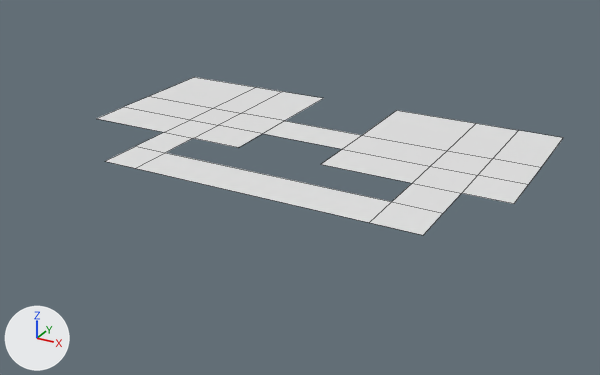
Renders of the Blender file project map.blend from each side of a commit.
Both versions are drawn from a 50 mm lens placed at (56.3, -80.5, 32.1), pointed at (19.9, -14.3, -1.0). Lighting does not change. The marker at lower left points along +X, +Y and +Z. Mesh edges are drawn as thin lines. Materials are left out; every surface is plain grey.

The scene before the commit, as lines of its bpy script (objects in view):
```python
me_plane = bpy.data.meshes.new('Plane')
me_plane.from_pydata(...)  # 44 vertices, 25 faces; spans x -1.0..4.0, y -2.0..1.0, z 0.0
ob_plane = bpy.data.objects.new('Plane', me_plane)
ob_plane.location = (0.0, 0.0, 0.0)
ob_plane.scale = (10.0, 10.0, 10.0)
```
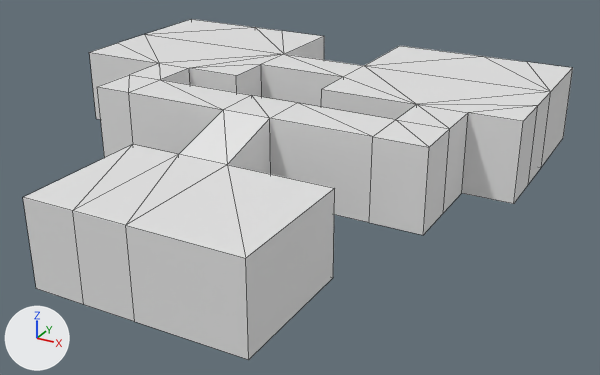
The change, as a list of edits to the scene's bpy script:
```text
Change me_plane:
    used by ob_plane; location = (0.0, 0.0, 0.0); scale = (10.0, 10.0, 10.0)
    remove me_plane.from_pydata(...)  # 44 vertices, 25 faces; spans x -1.0..4.0, y -2.0..1.0, z 0.0
    add me_plane.from_pydata(...)  # 96 vertices, 118 faces; spans x -1.0..4.0, y -4.0..1.0, z -0.2..0.8
    me_plane part 1
    4 vertices are removed from x 2.0..3.0, y -2.0..0.0, z 0.0
    5 faces are deleted
    24 vertices are added at x 1.0..3.0, y -4.0..-1.5, z -0.2..0.8
    32 new vertices lie (0.0, 0.0, 0.8) away from vertices in x -1.0..4.0, y -2.0..1.0, z 0.0
    98 new faces join them
```

Boxes (x1, y1, x2, y2) around the edits, measured in the pictures (600 x 375 px):
'Plane', reshaped (18% wider, 115% taller)
    before: (96, 77, 563, 235)
    after: (23, 19, 573, 360)
part 1 of me_plane, built on
    before: (136, 110, 476, 223)
    after: (23, 19, 573, 360)
